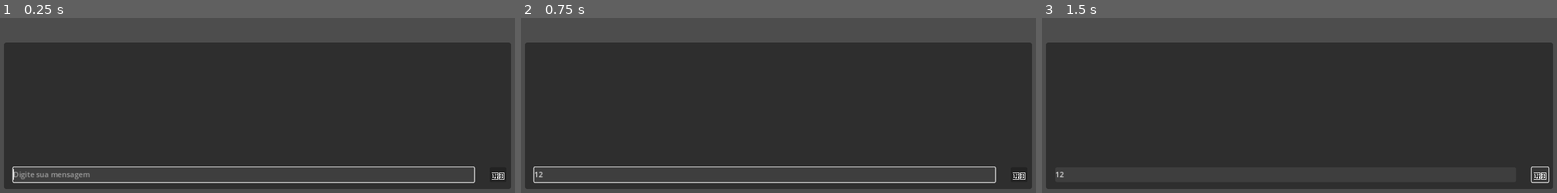
Above: before the commit, frames 1-3 (left to right).
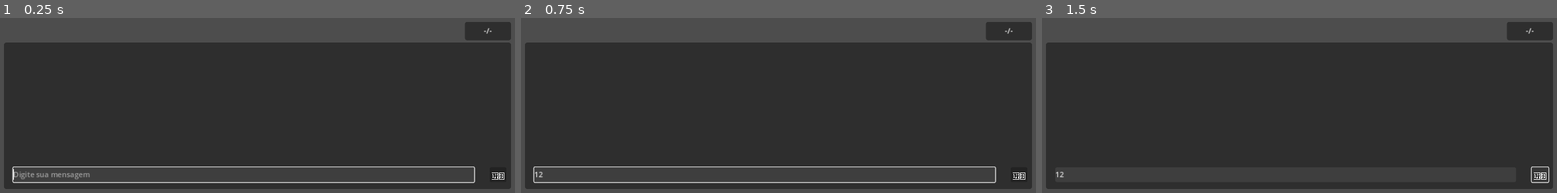
Above: after the commit, the same moments.

Repository: kelbg/serraluz
Game: Godot game, scene res://main.tscn
The game is run twice, just before and just after one commit, with the same random seed, the same clock (stepped at 60 frames per second) and the same inputs. The engine's default icon, where the game draws it, is replaced by a stand-in: a white triangle on a blue panel in a dark square. Sound files missing from this copy of the repository are replaced by a short silence.
Inputs (mouse positions are in pixels of both pictures, inside the frame that each line leads up to):
- Up to frame 1 (0.25 s): no input
- Up to frame 2 (0.75 s): click (763, 175) at 0.52 s; type "12" at 0.6 s
- Up to frame 3 (1.5 s): click "🗑️" at 1.25 s

The runs differ from the first frame. In frame 1, 0.9% of the frame differs, in the area x 90-100%, y 2-13%; in frame 2, 0.9%; in frame 3, 0.9%.
Error in both runs: Trying to return value of type "Nil" from a function whose return type is "String". (res://scripts/GameController.gd:72)

Commit message:
feat: response length display

Diff:
--- a/main.tscn
+++ b/main.tscn
@@ -43,7 +43,23 @@
 grow_horizontal = 2
 grow_vertical = 2
 
-[node name="ChatPanel" type="Panel" parent="UI" node_paths=PackedStringArray("chat_container", "input", "scroll_container", "audio_player")]
+[node name="ResponseLengthContainer" type="PanelContainer" parent="UI"]
+layout_mode = 0
+offset_left = 1026.0
+offset_top = 259.0
+offset_right = 1126.0
+offset_bottom = 299.0
+theme_override_styles/panel = SubResource("StyleBoxFlat_mial8")
+
+[node name="ResponseLength" type="Label" parent="UI/ResponseLengthContainer"]
+custom_minimum_size = Vector2(80, 0)
+layout_mode = 2
+size_flags_horizontal = 4
+text = "-/-"
+horizontal_alignment = 1
+text_overrun_behavior = 1
+
+[node name="ChatPanel" type="Panel" parent="UI" node_paths=PackedStringArray("chat_container", "input", "scroll_container", "audio_player", "response_length_display")]
 layout_mode = 2
 anchor_left = 0.5
 anchor_top = 0.5
@@ -67,6 +83,7 @@
 input = NodePath("Input")
 scroll_container = NodePath("ScrollContainer")
 audio_player = NodePath("../../AudioStreamPlayer")
+response_length_display = NodePath("../ResponseLengthContainer/ResponseLength")
 
 [node name="Input" type="LineEdit" parent="UI/ChatPanel"]
 layout_mode = 2
--- a/scripts/ChatController.gd
+++ b/scripts/ChatController.gd
@@ -10,6 +10,7 @@
 @export var input: LineEdit
 @export var scroll_container: ScrollContainer
 @export var audio_player: AudioStreamPlayer
+@export var response_length_display: Label
 
 @onready var scrollbar: VScrollBar = scroll_container.get_v_scroll_bar()
 
@@ -53,6 +54,16 @@
 
 	typing_finished.emit()
 
+func update_response_length_display() -> void:
+	if text_stream_chat_msg == null:
+		response_length_display.text = "-/-"
+		return
+
+	var visible_chars: int = text_stream_chat_msg.get_node("TextContainer/CharacterMessage").visible_characters
+	var total_chars: int = text_stream_chat_msg.get_node("TextContainer/CharacterMessage").text.length()
+
+	response_length_display.text = "%s/%s" % [visible_chars, total_chars]
+
 func _on_audio_player_finished() -> void:
 	# Altera levemente o pitch do som para criar um efeito mais dinâmico
 	audio_player.pitch_scale = randf_range(0.9, 1.0)
@@ -72,6 +83,9 @@
 	toggle_input(true)
 	for msg in chat_container.get_children():
 		msg.queue_free()
+
+	text_stream_chat_msg = null
+	update_response_length_display()
 
 # Move a barra de rolagem para o final sempre que novas mensagens forem adicionadas
 func _on_scrollbar_changed() -> void:
@@ -98,7 +112,7 @@
 	audio_player.play()
 
 func _on_typing_char_added() -> void:
-	pass
+	update_response_length_display()
 
 func _on_typing_finished() -> void:
 	# text_stream_chat_msg = null
